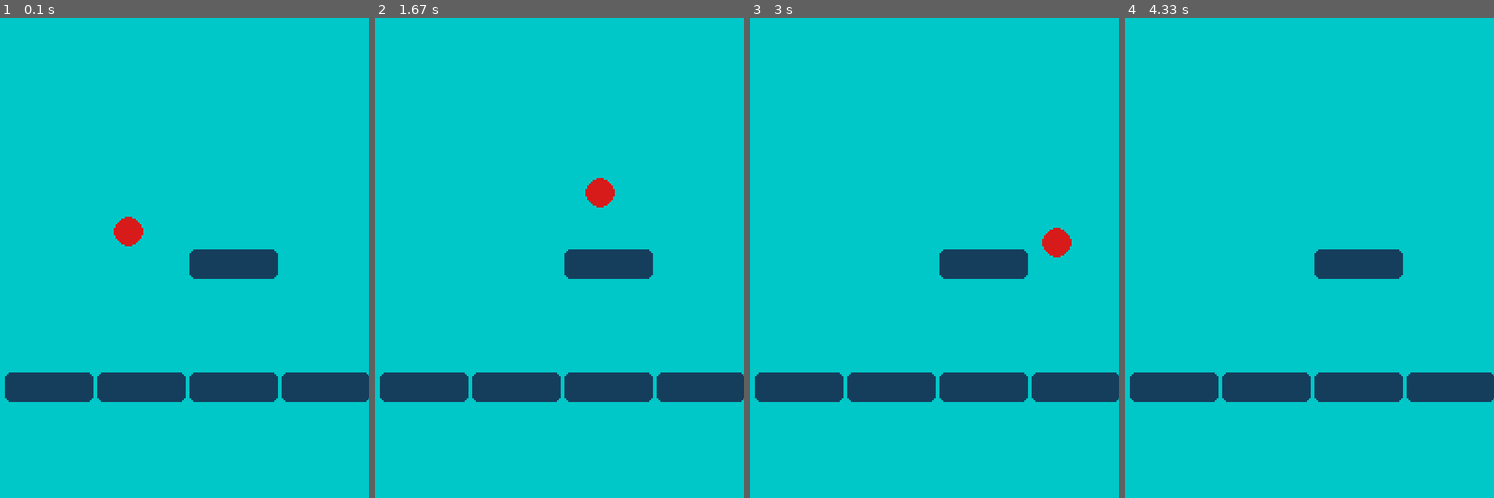
Above: before the commit, frames 1-4 (left to right).
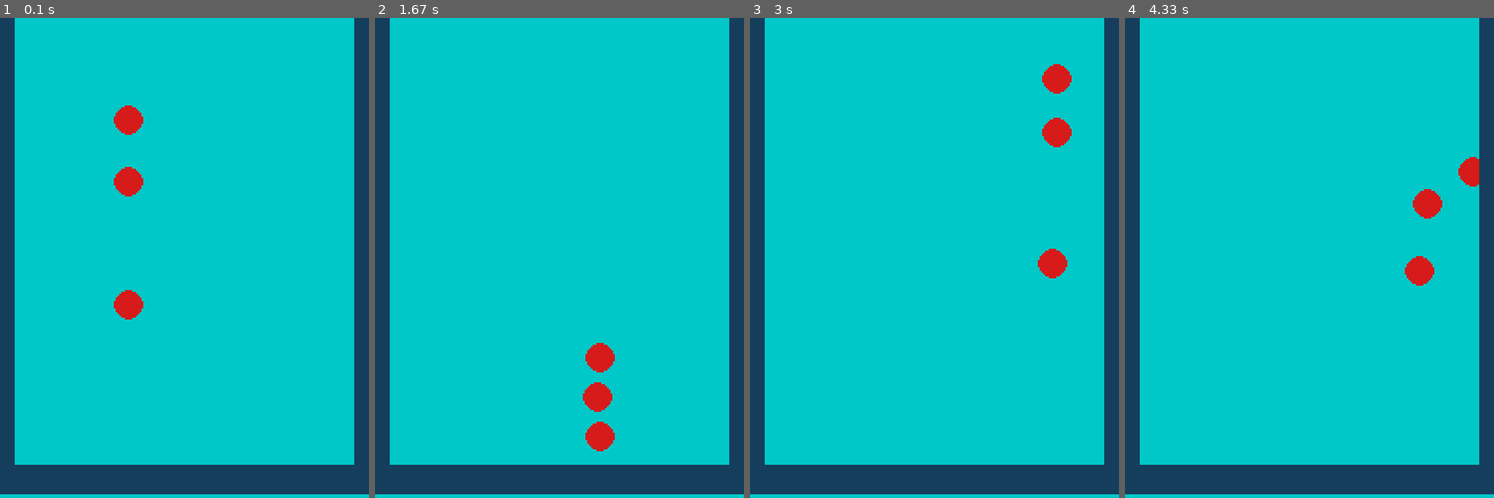
Above: after the commit, the same moments.

Repository: BenedictMendola/PinBall
Game: pygame game, started from PinballRunner.py
The game is run twice, just before and just after one commit, with the same random seed, the same clock (stepped at 60 frames per second) and the same inputs.
Inputs:
- Up to frame 1 (0.1 s): no input
- Up to frame 2 (1.67 s): no input
- Up to frame 3 (3 s): no input
- Up to frame 4 (4.33 s): no input

The runs differ from the first frame. In frame 1, 22% of the frame differs, in the area x 0-100%, y 0-100%; in frame 2, 21%; in frame 3, 21%; in frame 4, 21%.

Commit message:
Added more bouncy

Diff:
--- a/Physics.py
+++ b/Physics.py
@@ -1,6 +1,6 @@
 import Vector3
-import VectorMath
-
+import random
+import time
 
 class RigidBody:
 
@@ -56,7 +56,7 @@
     #print(f"Object 1:{x1,y1}    object 2 {x2,y2}")
 
     oneYOver = ((y1 - col1.yMax < y2 + col2.yMin) and (y1 + col1.yMin > y2 - col2.yMin))
-    oneXOver = (x1 - col1.xMax < x2 + col2.xMax) and (x1 - col1.xMax > x2 - col2.xMax)
+    oneXOver = (x1 - col1.xMax < x2 + col2.xMax) and (x1 + col1.xMax > x2 - col2.xMax)
 
     #makes sure that one but not both of the vertical sides of col 1 is greater than col 2
     #oneXOver = ((col1.xMax + x1 > col2.xMax + x2) and (col1.xMin + x1 < col2.xMax + x2) or (col1.xMin + x1 < col2.xMin + x2) and (col1.xMax + x1 > col2.xMin + x2))
@@ -75,8 +75,9 @@
 
     if(object1.ridgidbody != None):
         #determining which dir to canncel
-        if (object2.transform.position.y - object2.collider.yMax > object1.transform.position.y > object2.transform.position.y - object2.collider.yMax):
+        if (object2.transform.position.y + object2.collider.yMax > object1.transform.position.y > object2.transform.position.y - object2.collider.yMax):
             object1.ridgidbody.velocity.x = -object1.ridgidbody.velocity.x
+            print("this shouild work")
         else:
             object1.ridgidbody.velocity.y = -object1.ridgidbody.velocity.y
 
@@ -94,6 +95,8 @@
             while(j < len(gameObjects)):
                 if((i != j and gameObjects[j].collider != None)and checkIfColliding(gameObjects[i],gameObjects[j])):
                     collison(gameObjects,i,j)
+                    i+=1
+                    print("bounce   "+ str(time.time()))
                 j+=1
 
         i+=1
--- a/PinballRunner.py
+++ b/PinballRunner.py
@@ -1,6 +1,5 @@
 import pygame
 import Renderer
-import GameObject
 import Vector3
 import Physics
 import TimeTracker
@@ -26,15 +25,41 @@
 
 
 
-gameObjects.append(Prefabs.makeRedCircle(Vector3.Vector3(200,400,0),Vector3.Vector3(1,1,1),Vector3.Vector3(100,-600,0),0,10))
+gameObjects.append(Prefabs.makeRedCircle(Vector3.Vector3(200,500,0),Vector3.Vector3(1,1,1),Vector3.Vector3(100,-400,0),0,10))
+gameObjects.append(Prefabs.makeRedCircle(Vector3.Vector3(200,300,0),Vector3.Vector3(1,1,1),Vector3.Vector3(100,-400,0),0,10))
+gameObjects.append(Prefabs.makeRedCircle(Vector3.Vector3(200,200,0),Vector3.Vector3(1,1,1),Vector3.Vector3(100,-400,0),0,10))
+
+
+gameObjects.append(Prefabs.makeBlueBoxHoriz(Vector3.Vector3(0,750,0),Vector3.Vector3(0,0,0)))
+gameObjects.append(Prefabs.makeBlueBoxHoriz(Vector3.Vector3(100,750,0),Vector3.Vector3(0,0,0)))
+gameObjects.append(Prefabs.makeBlueBoxHoriz(Vector3.Vector3(200,750,0),Vector3.Vector3(0,0,0)))
+gameObjects.append(Prefabs.makeBlueBoxHoriz(Vector3.Vector3(300,750,0),Vector3.Vector3(0,0,0)))
+gameObjects.append(Prefabs.makeBlueBoxHoriz(Vector3.Vector3(400,750,0),Vector3.Vector3(0,0,0)))
+gameObjects.append(Prefabs.makeBlueBoxHoriz(Vector3.Vector3(500,750,0),Vector3.Vector3(0,0,0)))
+gameObjects.append(Prefabs.makeBlueBoxHoriz(Vector3.Vector3(600,750,0),Vector3.Vector3(0,0,0)))
 
 
 
-gameObjects.append(Prefabs.makeBlueBox(Vector3.Vector3(80,600,0),Vector3.Vector3(0,0,0)))
-gameObjects.append(Prefabs.makeBlueBox(Vector3.Vector3(230,600,0),Vector3.Vector3(0,0,0)))
-gameObjects.append(Prefabs.makeBlueBox(Vector3.Vector3(380,600,0),Vector3.Vector3(0,0,0)))
-gameObjects.append(Prefabs.makeBlueBox(Vector3.Vector3(530,600,0),Vector3.Vector3(0,0,0)))
-gameObjects.append(Prefabs.makeBlueBox(Vector3.Vector3(380,400,0),Vector3.Vector3(0,0,0)))
+
+gameObjects.append(Prefabs.makeBlueBoxVert(Vector3.Vector3(600,0,0),Vector3.Vector3(0,0,0)))
+gameObjects.append(Prefabs.makeBlueBoxVert(Vector3.Vector3(600,100,0),Vector3.Vector3(0,0,0)))
+gameObjects.append(Prefabs.makeBlueBoxVert(Vector3.Vector3(600,200,0),Vector3.Vector3(0,0,0)))
+gameObjects.append(Prefabs.makeBlueBoxVert(Vector3.Vector3(600,300,0),Vector3.Vector3(0,0,0)))
+gameObjects.append(Prefabs.makeBlueBoxVert(Vector3.Vector3(600,400,0),Vector3.Vector3(0,0,0)))
+gameObjects.append(Prefabs.makeBlueBoxVert(Vector3.Vector3(600,500,0),Vector3.Vector3(0,0,0)))
+gameObjects.append(Prefabs.makeBlueBoxVert(Vector3.Vector3(600,600,0),Vector3.Vector3(0,0,0)))
+gameObjects.append(Prefabs.makeBlueBoxVert(Vector3.Vector3(600,700,0),Vector3.Vector3(0,0,0)))
+
+gameObjects.append(Prefabs.makeBlueBoxVert(Vector3.Vector3(0,0,0),Vector3.Vector3(0,0,0)))
+gameObjects.append(Prefabs.makeBlueBoxVert(Vector3.Vector3(0,100,0),Vector3.Vector3(0,0,0)))
+gameObjects.append(Prefabs.makeBlueBoxVert(Vector3.Vector3(0,200,0),Vector3.Vector3(0,0,0)))
+gameObjects.append(Prefabs.makeBlueBoxVert(Vector3.Vector3(0,300,0),Vector3.Vector3(0,0,0)))
+gameObjects.append(Prefabs.makeBlueBoxVert(Vector3.Vector3(0,400,0),Vector3.Vector3(0,0,0)))
+gameObjects.append(Prefabs.makeBlueBoxVert(Vector3.Vector3(0,500,0),Vector3.Vector3(0,0,0)))
+gameObjects.append(Prefabs.makeBlueBoxVert(Vector3.Vector3(0,600,0),Vector3.Vector3(0,0,0)))
+gameObjects.append(Prefabs.makeBlueBoxVert(Vector3.Vector3(0,700,0),Vector3.Vector3(0,0,0)))
+
+
 #basic game loop, everything must run in this loop
 while running:
     gameTicks += 1
--- a/Prefabs.py
+++ b/Prefabs.py
@@ -8,8 +8,13 @@
     redCircle.addBoxCollider()
     return redCircle
 
-def makeBlueBox(startingPos: Vector3.Vector3,vectorAngle: Vector3.Vector3):
+def makeBlueBoxHoriz(startingPos: Vector3.Vector3,vectorAngle: Vector3.Vector3):
     colisionBox = GameObject.GameObject("Collison Box",startingPos,Vector3.Vector3(3,3,1),vectorAngle)
     colisionBox.addSpriteRenderer('Assets\Rectangle.png')
     colisionBox.addBoxCollider()
     return colisionBox
+def makeBlueBoxVert(startingPos: Vector3.Vector3,vectorAngle: Vector3.Vector3):
+    colisionBox = GameObject.GameObject("Collison Box",startingPos,Vector3.Vector3(3,3,1),vectorAngle)
+    colisionBox.addSpriteRenderer('Assets\Rectangle1.png')
+    colisionBox.addBoxCollider()
+    return colisionBox
Binary file added: Assets/Rectangle1.png
